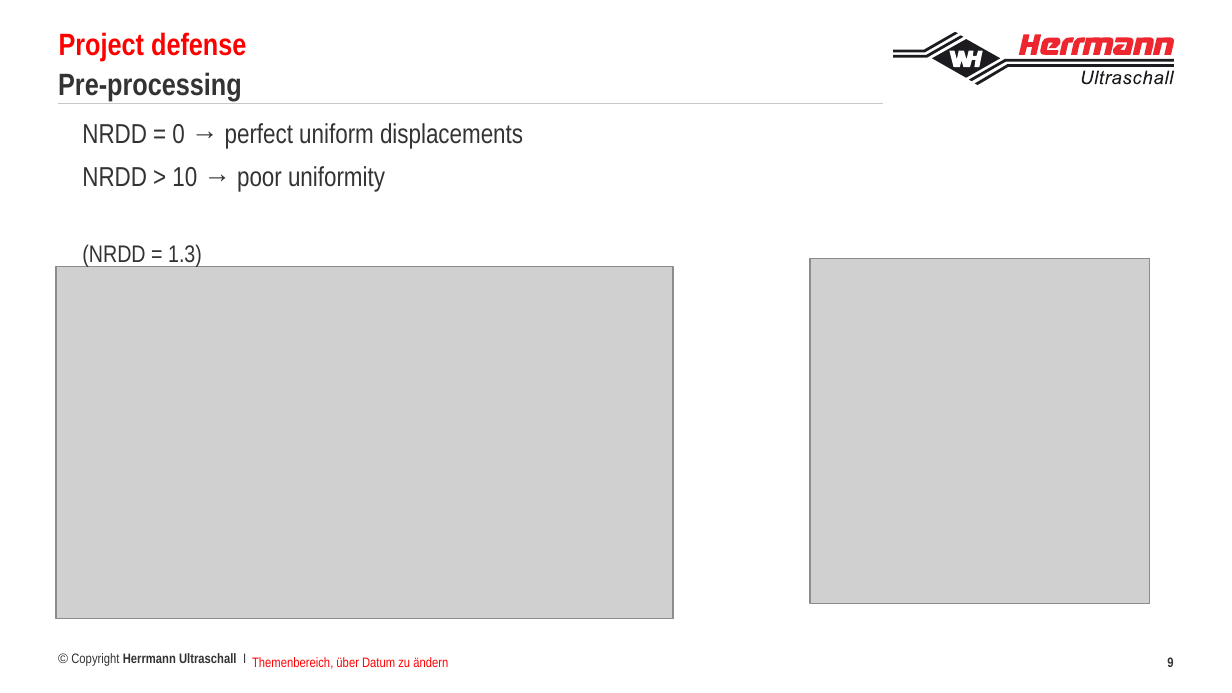
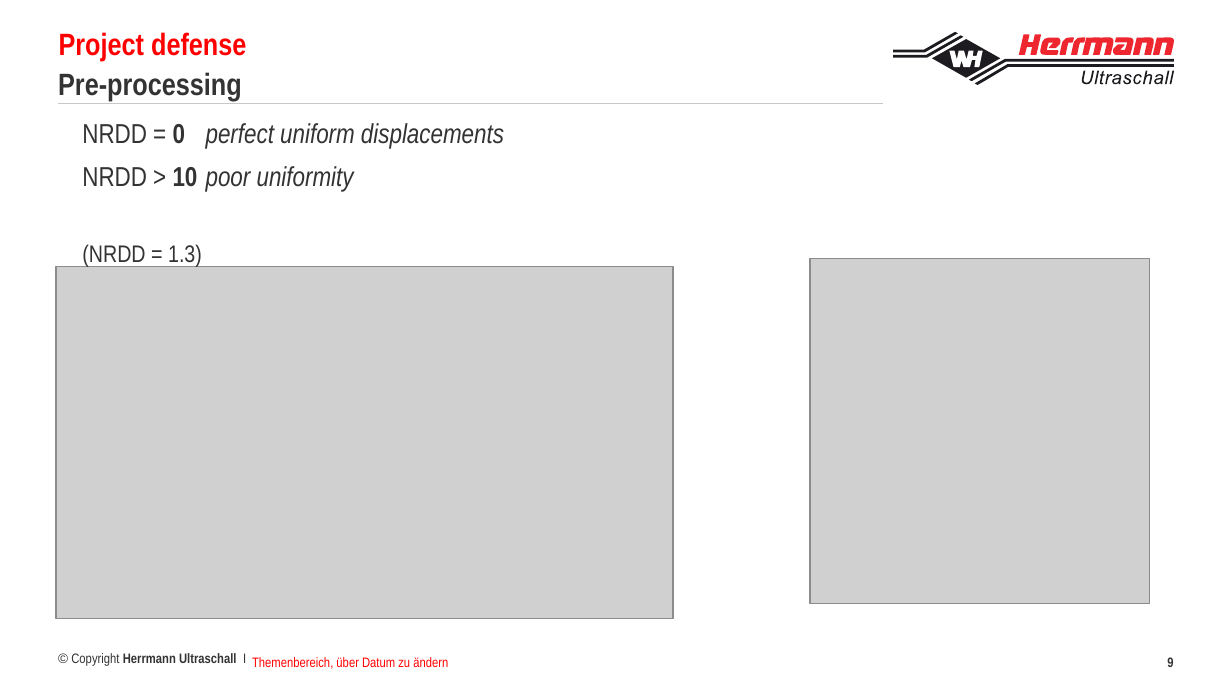
Before and after one commit to francoisbrouet/sep24_cds_int_us-welding, a slide deck: slide 9 of defense/Project defense Francois Brouet.pptx. Drawn at 1232x693 pixels with LibreOffice and Linux fonts; fonts in the diff are those of the drawing; grey boxes stand for pictures; background and template pictures are left out. Boxes give left, top, right and bottom in pixels: in the first picture for what was removed or moved away, otherwise in the second. Text is boxed around its words. In the diff, an @@ line names an element or a change of style, - is before the commit and + after.

```diff
--- a/defense/Project defense Francois Brouet.pptx
+++ b/defense/Project defense Francois Brouet.pptx
@@ text at [82, 123, 504, 192]: text changed; italic on @@
-  NRDD = 0 → perfect uniform displacements
-  NRDD > 10 → poor uniformity
+  NRDD = 0 perfect uniform displacements
+  NRDD > 10 poor uniformity
```
Also in this commit, not shown: 9 other slides changed, 3 slides removed, 1 other file.
